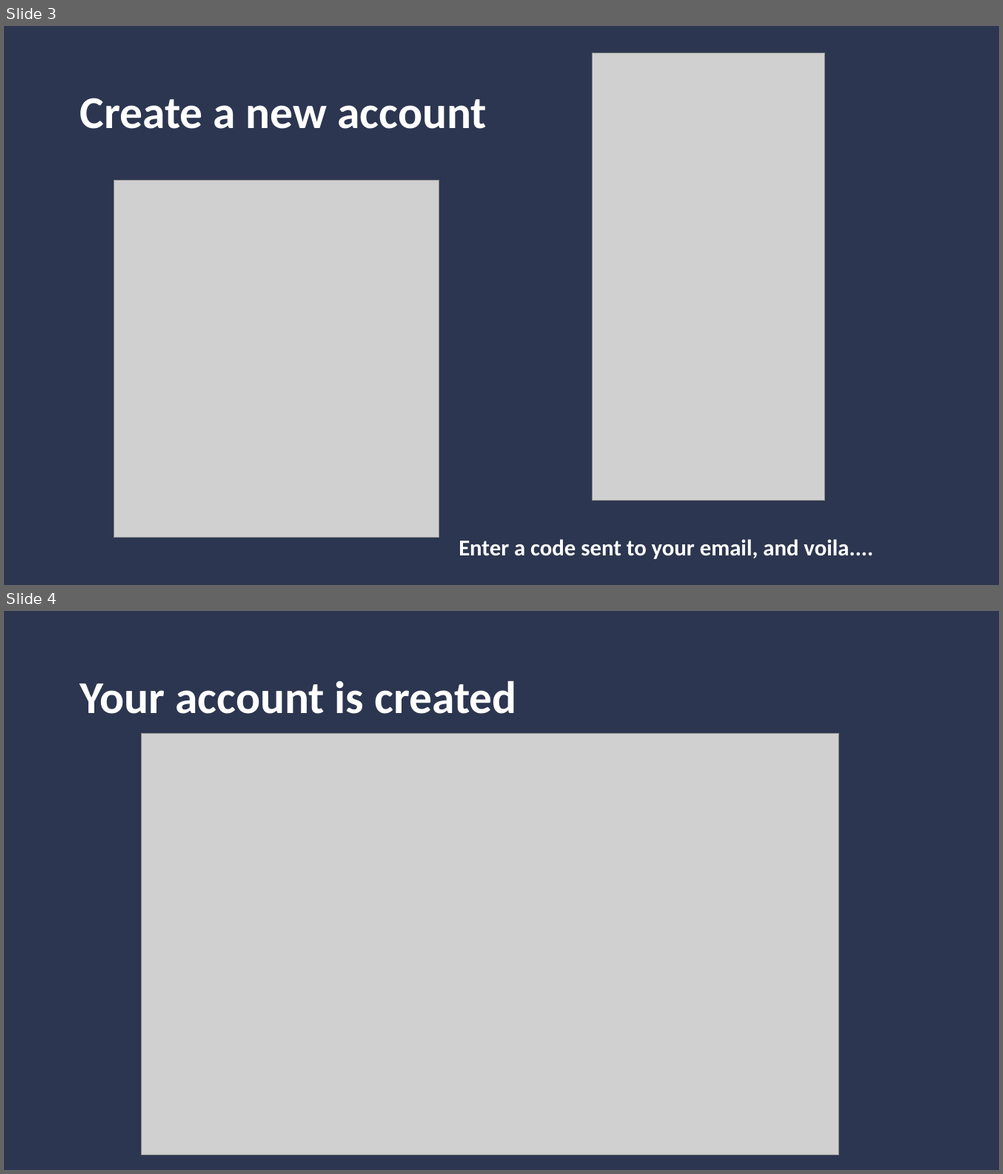
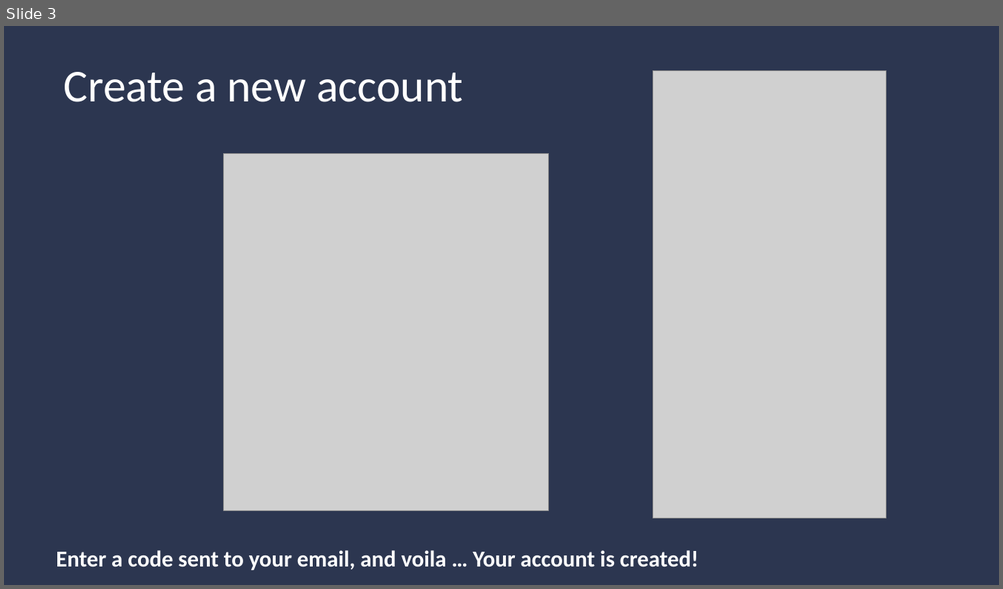
Before and after one commit to Yoselita/introduction-to-Git, a slide deck: supporting_material/remote_VCS_presentation.pptx. Shown one above the other, each under a label of ours: slides 3 and 4 before the commit, slide 3 after it. The pictures are 1003x1174 and 1003x589 pixels, drawn with LibreOffice and Linux fonts; fonts in the diff are those of the drawing; grey boxes stand for pictures; background and template pictures are left out. Boxes give left, top, right and bottom in pixels: in the first picture for what was removed or moved away, otherwise in the second. Text is boxed around its words. In the diff, an @@ line names an element or a change of style, - is before the commit and + after.

```diff
--- a/supporting_material/remote_VCS_presentation.pptx
+++ b/supporting_material/remote_VCS_presentation.pptx
@@ slide 4 removed at (4, 611, 999, 1170), background #FFFFFF; not listed: 1 template element that a slide beside it also shows @@
@@ title removed at (79, 681, 516, 714) @@
-Your account is created
@@ picture removed at (142, 733, 839, 1156) @@
@@ slide 3 changed as well @@
@@ text "Create a new account": place and size @@
-text "Create a new account" at (79, 98, 486, 129)
+text "Create a new account" at (63, 72, 463, 102)
@@ text "Create a new account" at (63, 72, 463, 102): bold off @@
@@ picture: place and size @@
-picture at (592, 53, 825, 500)
+picture at (653, 70, 886, 518)
@@ picture: place and size @@
-picture at (114, 181, 439, 538)
+picture at (223, 153, 549, 511)
@@ text at (56, 551, 698, 571): text changed @@
-Enter a code sent to your email, and voila....
+Enter a code sent to your email, and voila … Your account is created!
```
Also in this commit, not shown: 5 other slides changed, 3 other files.
